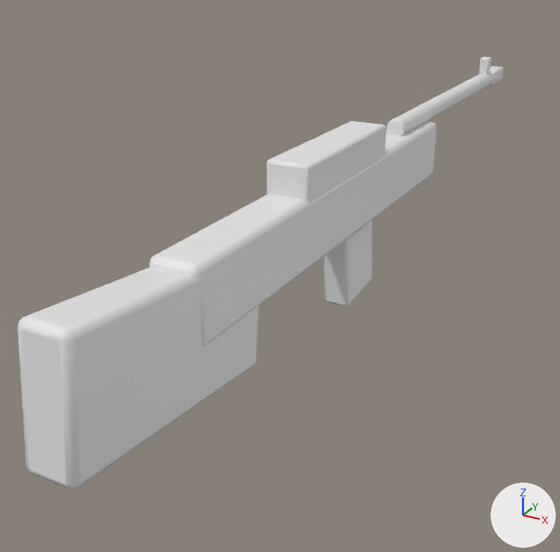
The Blender file assets_src/blend/weapons/m14.blend, before and after one commit.
Camera for both pictures: a 50 mm lens placed at (0.308, -0.601, 0.238), pointed at (-0.073, 0.091, -0.109). The axes (+X, +Y, +Z) are drawn at lower right. The lights are the same throughout. The first picture is the older version. Materials are left out; every surface is plain grey.

In view in the first picture: 'M14'.
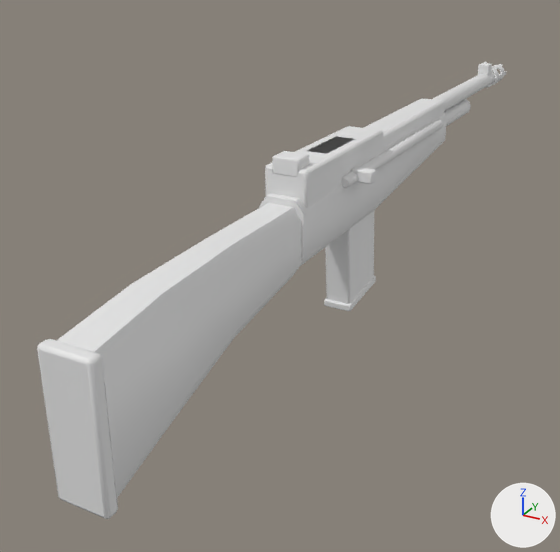
Boxes (x1, y1, x2, y2) around the edits, measured in the pictures (560 x 552 px; the box of a moved part takes in the faces that stretch with it):
```json
{"object": "M14", "change": "reshaped", "before": [18, 57, 503, 489], "after": [37, 62, 507, 519]}
{"part": 1, "of": "me_cube", "change": "moved or reshaped", "before": [149, 122, 437, 347], "after": [363, 98, 445, 148]}
{"part": 2, "of": "me_cube", "change": "moved or reshaped", "before": [267, 121, 386, 203], "after": [265, 126, 383, 208]}
{"part": 3, "of": "me_cube", "change": "moved or reshaped", "before": [324, 221, 372, 306], "after": [307, 136, 354, 154]}
{"part": 4, "of": "me_cube", "change": "moved or reshaped", "before": [490, 66, 503, 85], "after": [351, 167, 376, 184]}
{"part": 5, "of": "me_cube", "change": "added", "after": [325, 211, 374, 304]}
{"part": 6, "of": "me_cube", "change": "added", "after": [324, 276, 376, 311]}
{"part": 7, "of": "me_cube", "change": "added", "after": [493, 71, 507, 81]}
{"part": 8, "of": "me_cube", "change": "moved or reshaped", "before": [18, 266, 259, 489], "after": [478, 63, 492, 76]}
{"part": 9, "of": "me_cube", "change": "moved or reshaped", "before": [479, 57, 491, 75], "on screen": "not visible afterwards"}
{"part": 10, "of": "me_cube", "change": "added", "after": [272, 151, 310, 177]}
{"part": 11, "of": "me_cube", "change": "rebuilt", "before": [387, 68, 499, 136], "after": [433, 72, 499, 111]}
{"part": 12, "of": "me_cube", "change": "added", "after": [37, 64, 505, 519]}
```

The change, as JSON lines over the scene's bpy script:
```json
{"block": "me_cube", "where": "# used by ob_m14; location = (0.0, 0.0, 0.0)"}
{"op": "remove", "block": "me_cube", "code": "me_cube.from_pydata(...)  # 416 vertices, 386 faces; spans x -0.022..0.022, y -0.334..0.68, z -0.123..0.07"}
{"op": "add", "block": "me_cube", "code": "me_cube.from_pydata(...)  # 1074 vertices, 996 faces; spans x -0.023..0.043, y -0.31..0.686, z -0.13..0.064"}
{"block": "me_cube", "change": "me_cube part 1: the loose piece of 56 vertices spanning x -0.022..0.022, y -0.2..0.32, z -0.039..0.029 is scaled about its middle by (0.79, 0.42, 0.32), then moved by (0.0, 0.19, 0.041)"}
{"block": "me_cube", "change": "me_cube part 2: the loose piece of 56 vertices spanning x -0.021..0.021, y -0.03..0.15, z 0.013..0.059 is scaled about its middle by (1, 0.972, 0.906), then moved by (0.0, -0.005, -0.002)"}
{"block": "me_cube", "change": "me_cube part 3: the loose piece of 56 vertices spanning x -0.014..0.014, y 0.071..0.149, z -0.123..-0.013 is multiplied about its middle by the matrix ((0.903, 0.0, 0.0), (0.0, 1.02, 0.107), (0.0, -0.013, 0.12)), then moved by (0.0, -0.05, 0.116)"}
{"block": "me_cube", "change": "me_cube part 4: the loose piece of 56 vertices spanning x -0.01..0.01, y 0.62..0.68, z 0.026..0.046 is scaled about its middle by (1.21, 0.182, 0.618), then moved by (0.032, -0.585, -0.008)"}
{"block": "me_cube", "change": "me_cube part 5: the loose piece of 56 vertices spanning x -0.014..0.014, y 0.071..0.149, z -0.123..-0.013 is copied, and the copy is scaled about its middle by (1.04, 1.02, 1.04), then moved by (0.0, 0.005, 0.0); it spans x -0.014..0.014, y 0.076..0.154, z -0.125..-0.011"}
{"block": "me_cube", "change": "me_cube part 6: the loose piece of 56 vertices spanning x -0.014..0.014, y 0.071..0.149, z -0.123..-0.013 is copied, and the copy is multiplied about its middle by the matrix ((1.186, 0.0, 0.0), (0.0, 1.077, 0.107), (0.0, 0.107, 0.073)), then moved by (0.0, 0.01, -0.054); it spans x -0.015..0.015, y 0.084..0.156, z -0.13..-0.114"}
{"block": "me_cube", "change": "me_cube part 7: a new loose piece, a box spanning x 0.01..0.0132, y 0.614..0.686, z 0.0337..0.0383"}
{"block": "me_cube", "change": "me_cube part 8: the loose piece of 56 vertices spanning x -0.021..0.021, y -0.334..-0.106, z -0.091..0.035 is multiplied about its middle by the matrix ((0.418, 0.0, 0.0), (0.0, 0.079, -0.008), (0.0, 0.024, 0.231)), then moved by (0.0, 0.82, 0.076)"}
{"block": "me_cube", "change": "me_cube part 9: the loose piece of 56 vertices spanning x -0.007..0.007, y 0.592..0.608, z 0.042..0.07 is scaled about its middle by (0.317, 0.346, 0.543)"}
{"block": "me_cube", "change": "me_cube part 10: the loose piece of 56 vertices spanning x -0.021..0.021, y -0.03..0.15, z 0.013..0.059 is copied, and the copy is scaled about its middle by (0.629, 0.115, 0.336), then moved by (0.0, -0.082, 0.02); it spans x -0.013..0.013, y -0.033..-0.011, z 0.048..0.064"}
{"block": "me_cube", "change": "me_cube part 11: the loose piece of 80 vertices spanning x -0.011..0.011, y 0.23..0.65, z 0.025..0.047 is rebuilt with 110 vertices and now spans x -0.011..0.011, y 0.25..0.65, z 0.025..0.047"}
{"block": "me_cube", "change": "me_cube part 12: 452 vertices added at x -0.023..0.029, y -0.31..0.686, z -0.107..0.049"}
```
